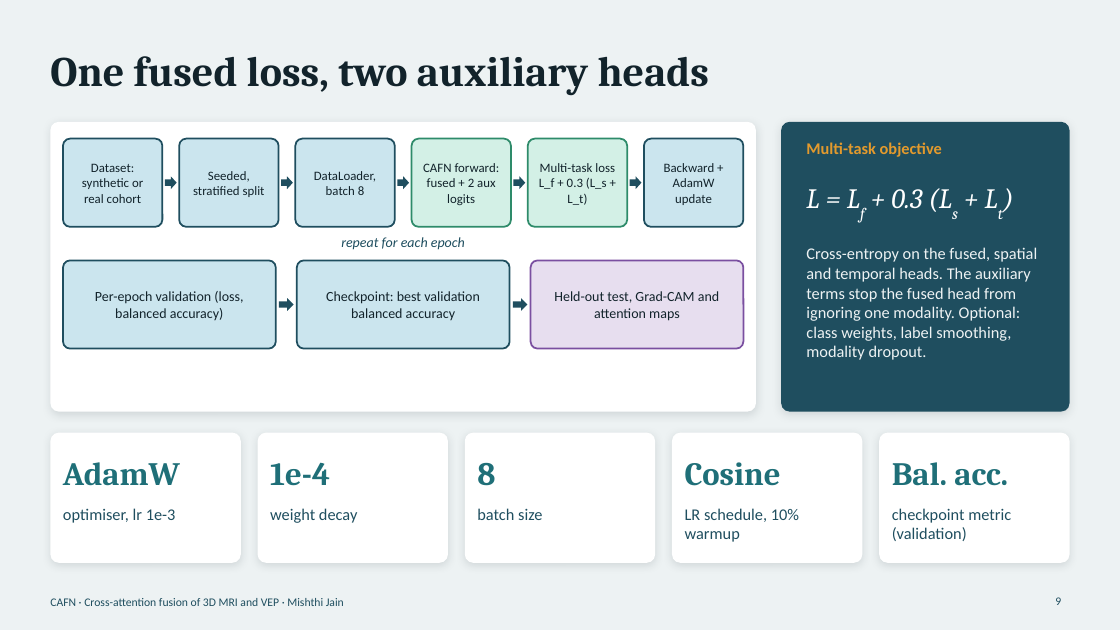
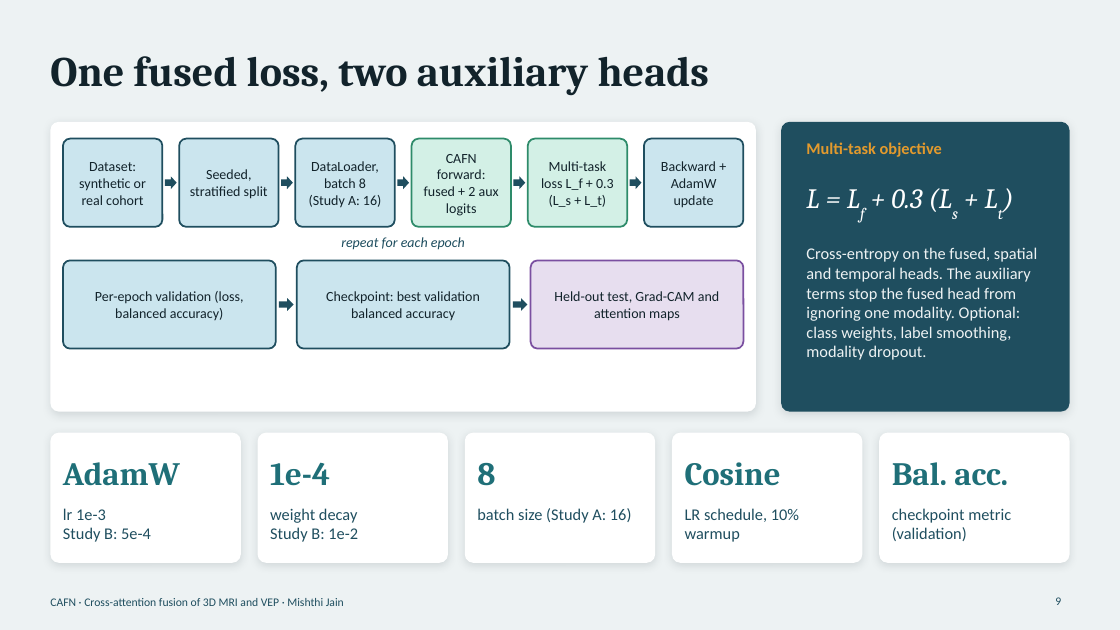
Before and after one commit to AmanSwar/NeuroImaging, a slide deck: slide 9 of docs/NeuroImaging_CAFN_Presentation.pptx. Drawn at 1120x630 pixels with LibreOffice and Linux fonts; fonts in the diff are those of the drawing. Boxes give left, top, right and bottom in pixels: in the first picture for what was removed or moved away, otherwise in the second. Text is boxed around its words. In the diff, an @@ line names an element or a change of style, - is before the commit and + after.

```diff
--- a/docs/NeuroImaging_CAFN_Presentation.pptx
+++ b/docs/NeuroImaging_CAFN_Presentation.pptx
@@ size 11 to 12 pt in 5 elements at (63,139,162,227), (179,139,278,227), (412,139,511,227), (528,139,627,227), (644,139,744,227) @@
@@ text in rounded rectangle at (309,161,381,208): text changed; size 11 to 12 pt @@
-DataLoader, batch 8
+DataLoader, batch 8 (Study A: 16)
@@ text at (63,508,151,542): text changed @@
-optimiser, lr 1e-3
+lr 1e-3
+Study B: 5e-4
@@ text at (270,508,358,542): text changed @@
-weight decay
+weight decay
+Study B: 1e-2
@@ text at (477,508,632,523): text changed @@
-batch size
+batch size (Study A: 16)
```
Also in this commit, not shown: 16 other slides changed, 18 other files.
